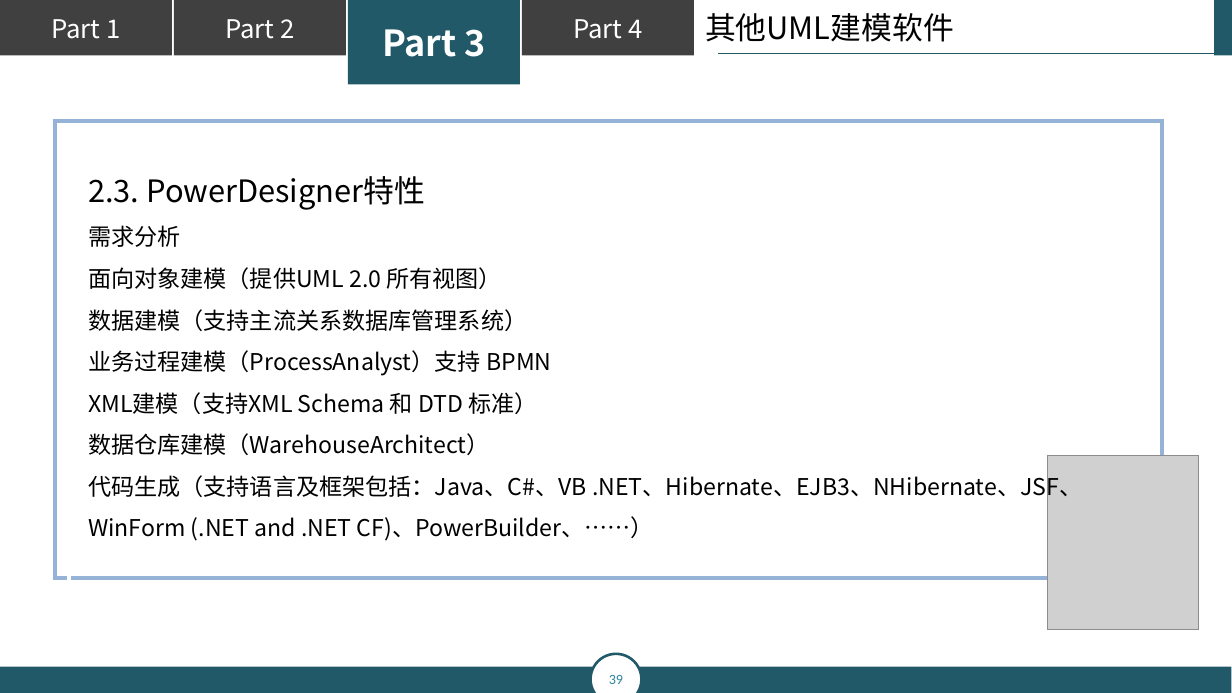
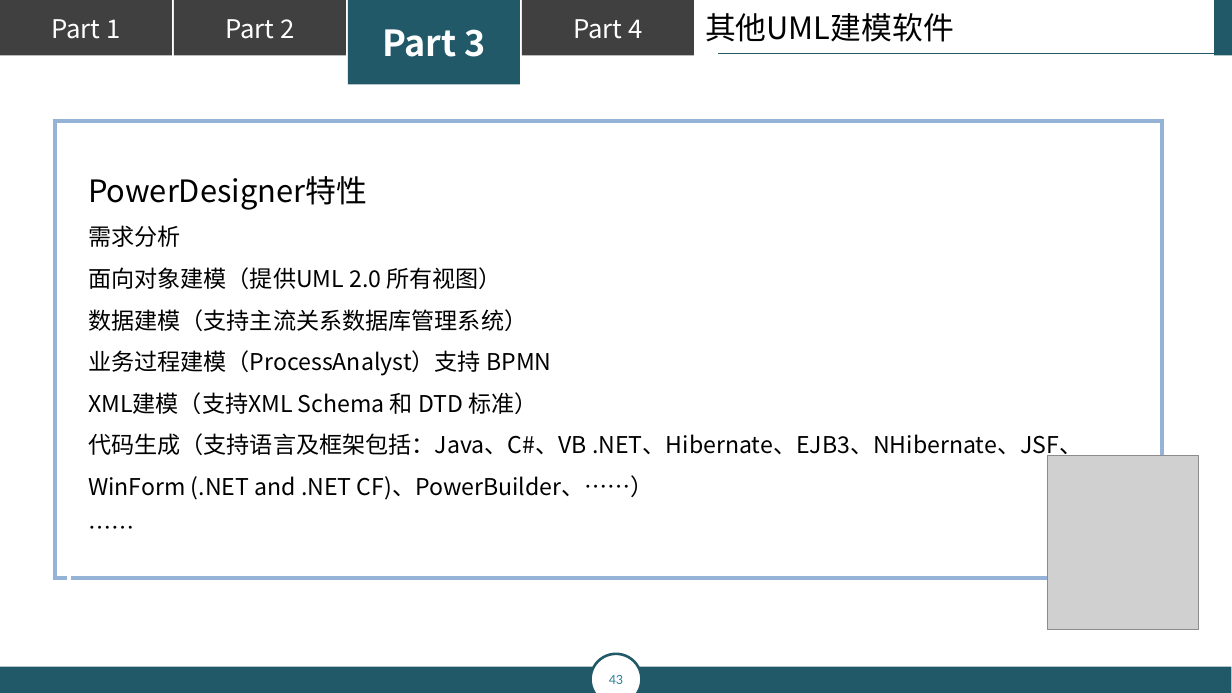
Before and after one commit to popopoi/PRD2018-G07, a slide deck: slide 43 of 翻转课堂PPT/PRD2018-G07-第五周翻转课堂PPT.pptx (slide 39 before the commit). Drawn at 1232x693 pixels with LibreOffice and Linux fonts; fonts in the diff are those of the drawing; grey boxes stand for pictures. Boxes give left, top, right and bottom in pixels: in the first picture for what was removed or moved away, otherwise in the second. Text is boxed around its words. In the diff, an @@ line names an element or a change of style, - is before the commit and + after.

```diff
--- a/翻转课堂PPT/PRD2018-G07-第五周翻转课堂PPT.pptx
+++ b/翻转课堂PPT/PRD2018-G07-第五周翻转课堂PPT.pptx
@@ text at [88,176,1082,500]: paragraph added @@
+……
@@ text at [88,176,367,210]: text changed @@
-2.3. PowerDesigner特性
+PowerDesigner特性
@@ text at [88,433,489,455]: paragraph removed @@
-数据仓库建模（WarehouseArchitect）
@@ page number at [609,675,623,684]: text changed @@
-39
+43
```
Also in this commit, not shown: 10 other slides changed, 6 slides added.
